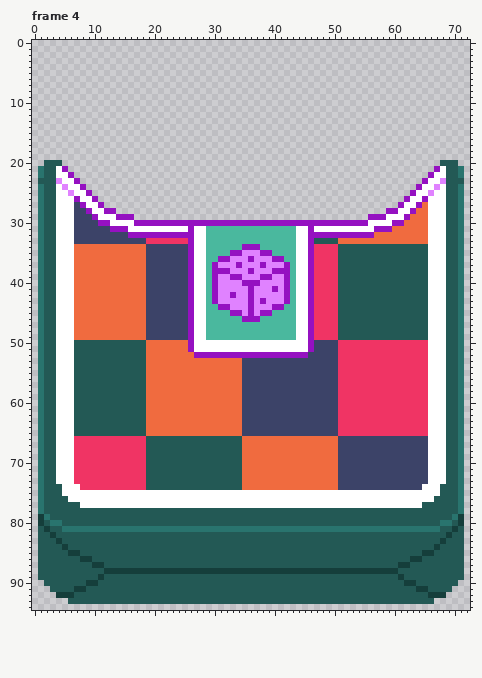
Two states of a pixel-art file, assets/1x/deck_sleeves.ase. The first picture shows the starting point.
73x95 pixels, 5 frames. Colours within 5 levels of each other are drawn and written as one. Shown: frame 4. The commit also changed other frames, which this record leaves out.
Once edited:
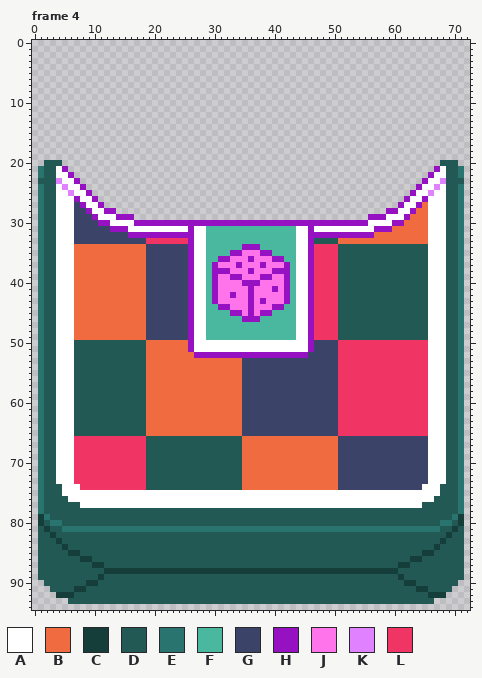
Palette (. is transparent): A #ffffff  B #f06b3f  C #153e3b  D #235955  E #29746e  F #4ab89e  G #3c4368  H #9511c1  J #ff73eb  K #e082ff  L #f03464
Difference:
Frame 4, layer "Layer 2":
y 35: x 35..37 KKK -> JJJ
y 36: x 33..35 KKK -> JJJ; x 37..39 KKK -> JJJ
y 37: x 31..33 KKK -> JJJ; x 35..37 KKK -> JJJ; x 39..41 KKK -> JJJ
y 38: x 33..35 KKK -> JJJ; x 37..39 KKK -> JJJ
y 39: x 31..32 KK -> JJ; x 35..37 KKK -> JJJ; x 40..41 KK -> JJ
y 40: x 31..34 KKKK -> JJJJ; x 38..41 KKKK -> JJJJ
y 41: x 31..35 KKKKK -> JJJJJ; x 37..39 KKK -> JJJ; x 41 K -> J
y 42: x 31..32 KK -> JJ; x 34..35 KK -> JJ; x 37..41 KKKKK -> JJJJJ
y 43: x 31..35 KKKKK -> JJJJJ; x 37 K -> J; x 39..41 KKK -> JJJ
y 44: x 33..35 KKK -> JJJ; x 37..39 KKK -> JJJ
y 45: x 35 K -> J; x 37 K -> J
